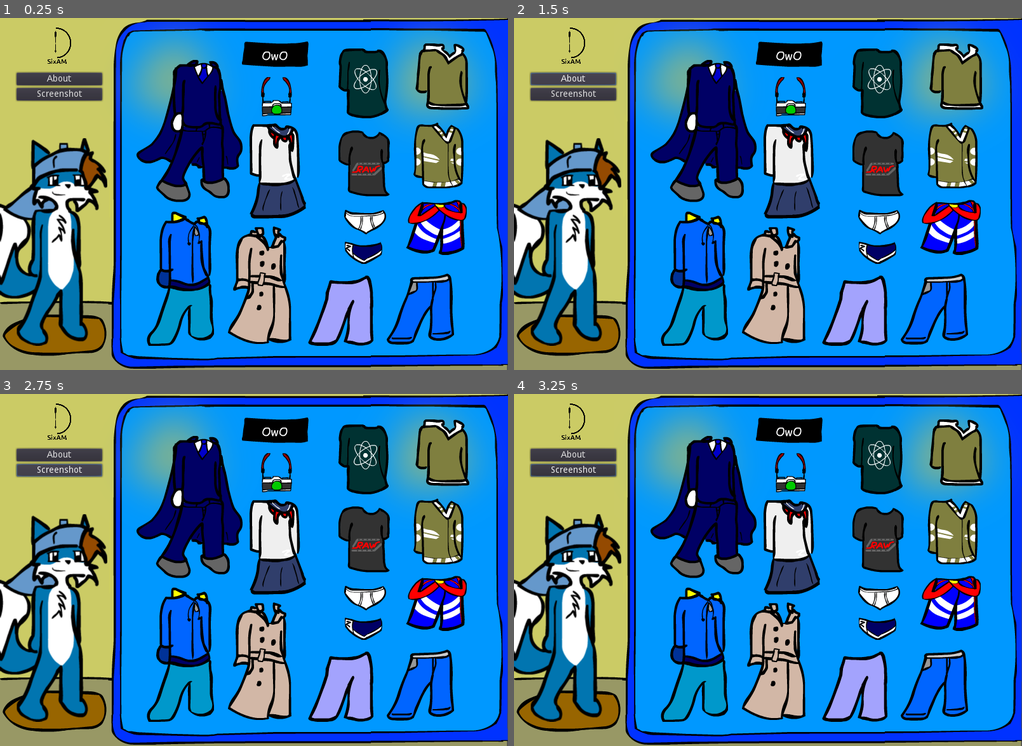
Above: before the commit, frames 1-4 (two rows, left to right).
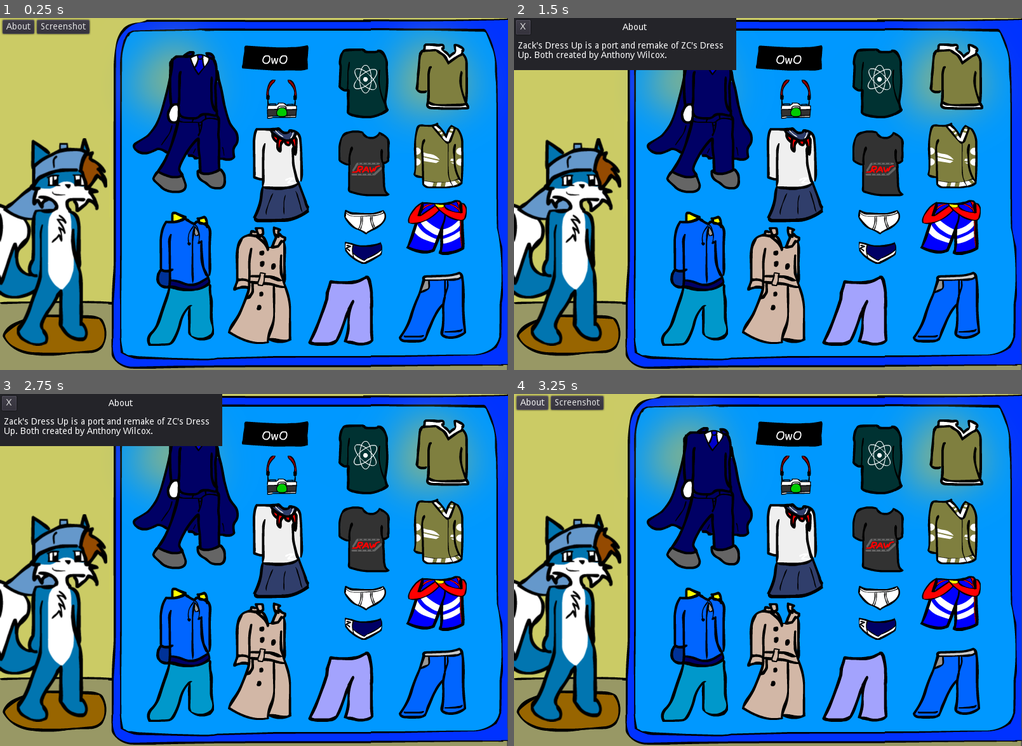
Above: after the commit, the same moments.

Repository: tonytins/dressupzack
Game: Godot game, scene res://Window.tscn
Two runs of this game, one before a commit and one after it. Both use one fixed random seed, a clock stepped at 60 frames per second and the inputs below.
Inputs (mouse positions are in pixels of both pictures, inside the frame that each line leads up to):
- Up to frame 1 (0.25 s): no input
- Up to frame 2 (1.5 s): click (569, 46) at 0.52 s; click "About" at 1.25 s
- Up to frame 3 (2.75 s): click "Screenshot" at 2 s
- Up to frame 4 (3.25 s): click (524, 404) at 2.75 s, where only the run after the commit has a clickable "X"

The runs differ from the first frame. In frame 1, 10% of the frame differs, in the area x 0-92%, y 0-93%; in frame 2, 15%; in frame 3, 15%; in frame 4, 10%.

Commit message:
Removed unused assets
- Removed some unsued assets from the original second version
- Added window control from Project 64 and made it more customizable
- Added a Coming Soon and About window
- Redid the interface and removed the Sixam logo, for now

Diff:
--- a/Clothes.tscn
+++ b/Clothes.tscn
@@ -26,8 +26,8 @@
 anchor_right = 0.0
 anchor_bottom = 0.0
 margin_left = 205.0
-margin_top = 24.0
-margin_right = 758.0
+margin_top = 33.0
+margin_right = 771.0
 margin_bottom = 527.0
 rect_pivot_offset = Vector2( 0, 0 )
 rect_clip_content = false
@@ -61,7 +61,6 @@
 group = null
 texture_normal = ExtResource( 1 )
 script = ExtResource( 2 )
-_sections_unfolded = [ "Textures" ]
 
 [node name="ZBriefs" type="TextureButton" parent="Wordrobe/Underwear" index="1"]
 
@@ -96,10 +95,10 @@
 anchor_top = 0.0
 anchor_right = 0.0
 anchor_bottom = 0.0
-margin_left = 609.0
-margin_top = 402.0
-margin_right = 715.0
-margin_bottom = 514.0
+margin_left = 628.0
+margin_top = 399.0
+margin_right = 734.0
+margin_bottom = 511.0
 rect_pivot_offset = Vector2( 0, 0 )
 rect_clip_content = false
 focus_mode = 2
@@ -325,10 +324,10 @@
 anchor_top = 0.0
 anchor_right = 0.0
 anchor_bottom = 0.0
-margin_left = 215.0
-margin_top = 66.0
-margin_right = 382.0
-margin_bottom = 290.0
+margin_left = 209.0
+margin_top = 52.0
+margin_right = 376.0
+margin_bottom = 276.0
 rect_pivot_offset = Vector2( 0, 0 )
 rect_clip_content = false
 focus_mode = 2
@@ -350,10 +349,10 @@
 anchor_top = 0.0
 anchor_right = 0.0
 anchor_bottom = 0.0
-margin_left = 393.0
-margin_top = 166.0
-margin_right = 482.0
-margin_bottom = 316.0
+margin_left = 398.0
+margin_top = 172.0
+margin_right = 487.0
+margin_bottom = 322.0
 rect_pivot_offset = Vector2( 0, 0 )
 rect_clip_content = false
 focus_mode = 2
@@ -377,10 +376,10 @@
 anchor_top = 0.0
 anchor_right = 0.0
 anchor_bottom = 0.0
-margin_left = 411.0
-margin_top = 93.0
-margin_right = 460.0
-margin_bottom = 155.0
+margin_left = 419.0
+margin_top = 97.0
+margin_right = 468.0
+margin_bottom = 159.0
 rect_pivot_offset = Vector2( 0, 0 )
 rect_clip_content = false
 focus_mode = 2
@@ -403,9 +402,9 @@
 anchor_right = 0.0
 anchor_bottom = 0.0
 margin_left = 381.0
-margin_top = 37.0
+margin_top = 43.0
 margin_right = 486.0
-margin_bottom = 77.0
+margin_bottom = 83.0
 rect_pivot_offset = Vector2( 0, 0 )
 rect_clip_content = false
 focus_mode = 2
--- a/Interface.tscn
+++ b/Interface.tscn
@@ -1,7 +1,6 @@
-[gd_scene load_steps=3 format=2]
+[gd_scene load_steps=2 format=2]
 
 [ext_resource path="res://src/Interface.gd" type="Script" id=1]
-[ext_resource path="res://assets/sixam.png" type="Texture" id=2]
 
 [node name="Interface" type="Control"]
 
@@ -9,8 +8,9 @@
 anchor_top = 0.0
 anchor_right = 0.0
 anchor_bottom = 0.0
+margin_top = -7.0
 margin_right = 40.0
-margin_bottom = 40.0
+margin_bottom = 33.0
 rect_pivot_offset = Vector2( 0, 0 )
 rect_clip_content = false
 mouse_filter = 0
@@ -25,54 +25,26 @@
 anchor_top = 0.0
 anchor_right = 0.0
 anchor_bottom = 0.0
-margin_left = 14.0
 margin_top = 7.0
-margin_right = 172.0
-margin_bottom = 182.0
+margin_right = 799.0
+margin_bottom = 35.0
 rect_pivot_offset = Vector2( 0, 0 )
 rect_clip_content = false
 mouse_filter = 0
 mouse_default_cursor_shape = 0
 size_flags_horizontal = 1
 size_flags_vertical = 1
-__meta__ = {
-"_edit_lock_": true
-}
 
-[node name="SixamBtn" type="TextureButton" parent="ReferenceRect" index="0"]
+[node name="HozContainer" type="HBoxContainer" parent="ReferenceRect" index="0"]
 
 anchor_left = 0.0
 anchor_top = 0.0
-anchor_right = 0.0
-anchor_bottom = 0.0
-margin_left = 40.0
-margin_right = 440.0
-margin_bottom = 400.0
-rect_scale = Vector2( 0.18, 0.18 )
-rect_pivot_offset = Vector2( 0, 0 )
-rect_clip_content = false
-focus_mode = 2
-mouse_filter = 0
-mouse_default_cursor_shape = 0
-size_flags_horizontal = 1
-size_flags_vertical = 1
-toggle_mode = false
-enabled_focus_mode = 2
-shortcut = null
-group = null
-texture_normal = ExtResource( 2 )
-_sections_unfolded = [ "Rect", "Textures" ]
-
-[node name="HozContainer" type="VBoxContainer" parent="ReferenceRect" index="1"]
-
-anchor_left = 0.0
-anchor_top = 0.0
-anchor_right = 0.0
-anchor_bottom = 0.0
-margin_left = 12.0
-margin_top = 79.0
-margin_right = 147.0
-margin_bottom = 173.0
+anchor_right = 1.0
+anchor_bottom = 1.0
+margin_left = 4.0
+margin_top = 3.0
+margin_right = -3.0
+margin_bottom = -3.0
 rect_pivot_offset = Vector2( 0, 0 )
 rect_clip_content = false
 mouse_filter = 1
@@ -80,7 +52,6 @@
 size_flags_horizontal = 1
 size_flags_vertical = 1
 alignment = 0
-_sections_unfolded = [ "Rect" ]
 
 [node name="AboutBtn" type="Button" parent="ReferenceRect/HozContainer" index="0"]
 
@@ -88,8 +59,8 @@
 anchor_top = 0.0
 anchor_right = 0.0
 anchor_bottom = 0.0
-margin_right = 135.0
-margin_bottom = 20.0
+margin_right = 50.0
+margin_bottom = 22.0
 rect_pivot_offset = Vector2( 0, 0 )
 rect_clip_content = false
 focus_mode = 2
@@ -111,9 +82,9 @@
 anchor_top = 0.0
 anchor_right = 0.0
 anchor_bottom = 0.0
-margin_top = 24.0
-margin_right = 135.0
-margin_bottom = 44.0
+margin_left = 54.0
+margin_right = 137.0
+margin_bottom = 22.0
 rect_pivot_offset = Vector2( 0, 0 )
 rect_clip_content = false
 focus_mode = 2
--- a/Window.tscn
+++ b/Window.tscn
@@ -3,10 +3,10 @@
 [ext_resource path="res://assets/dress up bg.png" type="Texture" id=1]
 [ext_resource path="res://assets/zack.png" type="Texture" id=2]
 [ext_resource path="res://Clothes.tscn" type="PackedScene" id=3]
-[ext_resource path="res://Interface.tscn" type="PackedScene" id=4]
-[ext_resource path="res://assets/lights.png" type="Texture" id=5]
+[ext_resource path="res://assets/lights.png" type="Texture" id=4]
+[ext_resource path="res://Interface.tscn" type="PackedScene" id=5]
 
-[node name="Window" type="Node2D"]
+[node name="Window" type="Node2D" index="0"]
 
 [node name="Background" type="Sprite" parent="." index="0"]
 
@@ -23,10 +23,10 @@
 
 [node name="Clothes" parent="." index="2" instance=ExtResource( 3 )]
 
-[node name="Interface" parent="." index="3" instance=ExtResource( 4 )]
-
-[node name="Lights" type="Sprite" parent="." index="4"]
+[node name="Lights" type="Sprite" parent="." index="3"]
 
 position = Vector2( 477.823, 100.811 )
-texture = ExtResource( 5 )
+texture = ExtResource( 4 )
 _sections_unfolded = [ "Z Index" ]
+
+[node name="Interface" parent="." index="4" instance=ExtResource( 5 )]
--- a/src/Interface.gd
+++ b/src/Interface.gd
@@ -1,7 +1,12 @@
 extends Control
 
+onready var coming_soon_win = preload("res://windows/ComingSoon.tscn")
+onready var about_win = preload("res://windows/About.tscn")
+
 func _on_ScreenshotBtn_pressed():
-	pass
+	var win_instance = coming_soon_win.instance()
+	add_child(win_instance)
 
 func _on_AboutBtn_pressed():
-	pass
+	var win_instance = about_win.instance()
+	add_child(win_instance)
--- /dev/null
+++ b/src/WindowControl.gd
@@ -0,0 +1,33 @@
+extends Control
+
+export var toolbar_title = "New Window"
+export var content_text = ""
+export var panel_height = 216
+
+var drag_pos = null
+
+func _ready():
+	$WindowFrame/TitleBarFrame/TitleBar/TitleLbl.text = toolbar_title
+	$WindowFrame/ContentFrame/ContentTxt.text = content_text
+	$WindowFrame/ContentFrame/ContentPanel.rect_size = Vector2(350, panel_height)
+	$WindowFrame.rect_size = Vector2(351, 31 + panel_height)
+	update()
+
+func _process(delta):
+	pass
+
+func _on_TitleBar_gui_input(ev):
+	if ev is InputEventMouseButton:
+		if ev.button_index == BUTTON_LEFT:
+			if ev.pressed:
+				drag_pos = get_global_mouse_position() - rect_position
+			else:
+				drag_pos = null
+
+
+	if ev is InputEventMouseMotion and drag_pos != null:
+		rect_position = get_global_mouse_position() - drag_pos
+
+func _on_CloseBtn_pressed():
+	hide()
+	queue_free()
--- /dev/null
+++ b/widgets/WindowControl.tscn
@@ -0,0 +1,175 @@
+[gd_scene load_steps=2 format=2]
+
+[ext_resource path="res://src/WindowControl.gd" type="Script" id=1]
+
+[node name="WindowControl" type="Control"]
+
+anchor_left = 0.0
+anchor_top = 0.0
+anchor_right = 0.0
+anchor_bottom = 0.0
+margin_right = 40.0
+margin_bottom = 40.0
+rect_pivot_offset = Vector2( 0, 0 )
+rect_clip_content = false
+mouse_filter = 0
+mouse_default_cursor_shape = 0
+size_flags_horizontal = 1
+size_flags_vertical = 1
+script = ExtResource( 1 )
+toolbar_title = "New Window"
+content_text = ""
+panel_height = 216
+
+[node name="WindowFrame" type="ReferenceRect" parent="." index="0"]
+
+anchor_left = 0.0
+anchor_top = 0.0
+anchor_right = 0.0
+anchor_bottom = 0.0
+margin_right = 351.0
+margin_bottom = 247.0
+rect_pivot_offset = Vector2( 0, 0 )
+rect_clip_content = false
+mouse_filter = 0
+mouse_default_cursor_shape = 0
+size_flags_horizontal = 1
+size_flags_vertical = 1
+_sections_unfolded = [ "Patch Margin", "Rect" ]
+
+[node name="ContentFrame" type="ReferenceRect" parent="WindowFrame" index="0"]
+
+anchor_left = 0.0
+anchor_top = 0.0
+anchor_right = 0.0
+anchor_bottom = 0.0
+margin_top = 32.0
+margin_right = 350.0
+margin_bottom = 248.0
+rect_pivot_offset = Vector2( 0, 0 )
+rect_clip_content = false
+mouse_filter = 0
+mouse_default_cursor_shape = 0
+size_flags_horizontal = 1
+size_flags_vertical = 1
+
+[node name="ContentPanel" type="Panel" parent="WindowFrame/ContentFrame" index="0"]
+
+anchor_left = 0.0
+anchor_top = 0.0
+anchor_right = 1.0
+anchor_bottom = 1.0
+rect_pivot_offset = Vector2( 0, 0 )
+rect_clip_content = false
+mouse_filter = 0
+mouse_default_cursor_shape = 0
+size_flags_horizontal = 1
+size_flags_vertical = 1
+_sections_unfolded = [ "Rect" ]
+
+[node name="ContentTxt" type="RichTextLabel" parent="WindowFrame/ContentFrame" index="1"]
+
+anchor_left = 0.0
+anchor_top = 0.0
+anchor_right = 0.0
+anchor_bottom = 0.0
+margin_left = 6.0
+margin_top = 5.0
+margin_right = 347.0
+margin_bottom = 208.0
+rect_pivot_offset = Vector2( 0, 0 )
+rect_clip_content = true
+mouse_filter = 0
+mouse_default_cursor_shape = 0
+size_flags_horizontal = 1
+size_flags_vertical = 1
+bbcode_enabled = false
+bbcode_text = ""
+visible_characters = -1
+percent_visible = 1.0
+meta_underlined = true
+tab_size = 4
+text = "Content"
+scroll_active = true
+scroll_following = false
+selection_enabled = false
+override_selected_font_color = false
+
+[node name="TitleBarFrame" type="ReferenceRect" parent="WindowFrame" index="1"]
+
+anchor_left = 0.0
+anchor_top = 0.0
+anchor_right = 0.0
+anchor_bottom = 0.0
+margin_right = 350.0
+margin_bottom = 33.0
+rect_pivot_offset = Vector2( 0, 0 )
+rect_clip_content = false
+mouse_filter = 0
+mouse_default_cursor_shape = 0
+size_flags_horizontal = 1
+size_flags_vertical = 1
+
+[node name="TitleBar" type="Panel" parent="WindowFrame/TitleBarFrame" index="0"]
+
+anchor_left = 0.0
+anchor_top = 0.0
+anchor_right = 1.0
+anchor_bottom = 1.0
+rect_pivot_offset = Vector2( 0, 0 )
+rect_clip_content = false
+mouse_filter = 0
+mouse_default_cursor_shape = 0
+size_flags_horizontal = 1
+size_flags_vertical = 1
+
+[node name="CloseBtn" type="Button" parent="WindowFrame/TitleBarFrame/TitleBar" index="0"]
+
+anchor_left = 0.0
+anchor_top = 0.0
+anchor_right = 0.0
+anchor_bottom = 0.0
+margin_left = 3.0
+margin_top = 3.0
+margin_right = 26.0
+margin_bottom = 26.0
+rect_pivot_offset = Vector2( 0, 0 )
+rect_clip_content = false
+focus_mode = 2
+mouse_filter = 0
+mouse_default_cursor_shape = 0
+size_flags_horizontal = 1
+size_flags_vertical = 1
+toggle_mode = false
+enabled_focus_mode = 2
+shortcut = null
+group = null
+text = "X"
+flat = false
+align = 1
+_sections_unfolded = [ "Rect" ]
+
+[node name="TitleLbl" type="Label" parent="WindowFrame/TitleBarFrame/TitleBar" index="1"]
+
+anchor_left = 0.0
+anchor_top = 0.0
+anchor_right = 1.0
+anchor_bottom = 0.0
+margin_left = 31.0
+margin_bottom = 31.0
+rect_pivot_offset = Vector2( 0, 0 )
+rect_clip_content = false
+mouse_filter = 2
+mouse_default_cursor_shape = 0
+size_flags_horizontal = 1
+size_flags_vertical = 4
+text = "Title Bar"
+align = 1
+valign = 1
+percent_visible = 1.0
+lines_skipped = 0
+max_lines_visible = -1
+
+[connection signal="gui_input" from="WindowFrame/TitleBarFrame/TitleBar" to="." method="_on_TitleBar_gui_input"]
+
+[connection signal="pressed" from="WindowFrame/TitleBarFrame/TitleBar/CloseBtn" to="." method="_on_CloseBtn_pressed"]
--- /dev/null
+++ b/windows/About.tscn
@@ -0,0 +1,11 @@
+[gd_scene load_steps=2 format=2]
+
+[ext_resource path="res://widgets/WindowControl.tscn" type="PackedScene" id=1]
+
+[node name="ComingSoon" type="Node" index="0"]
+
+[node name="WindowControl" parent="." index="0" instance=ExtResource( 1 )]
+
+toolbar_title = "About"
+content_text = "Zack's Dress Up is a port and remake of ZC's Dress Up. Both created by Anthony Wilcox."
+panel_height = 50
--- /dev/null
+++ b/windows/ComingSoon.tscn
@@ -0,0 +1,11 @@
+[gd_scene load_steps=2 format=2]
+
+[ext_resource path="res://widgets/WindowControl.tscn" type="PackedScene" id=1]
+
+[node name="ComingSoon" type="Node"]
+
+[node name="WindowControl" parent="." index="0" instance=ExtResource( 1 )]
+
+toolbar_title = "Coming Soon"
+content_text = "This feature has not been implemented yet."
+panel_height = 30
Binary file removed: assets/biker jacket.png
Not shown, removed: assets/biker jacket.png.import
Binary file removed: assets/canons pants.png
Not shown, removed: assets/canons pants.png.import
Binary file removed: assets/ed's outfit.png
Not shown, removed: assets/ed's outfit.png.import
Binary file removed: assets/korm shirt.png
Not shown, removed: assets/korm shirt.png.import
Binary file removed: assets/wendys.png
Not shown, removed: assets/wendys.png.import
